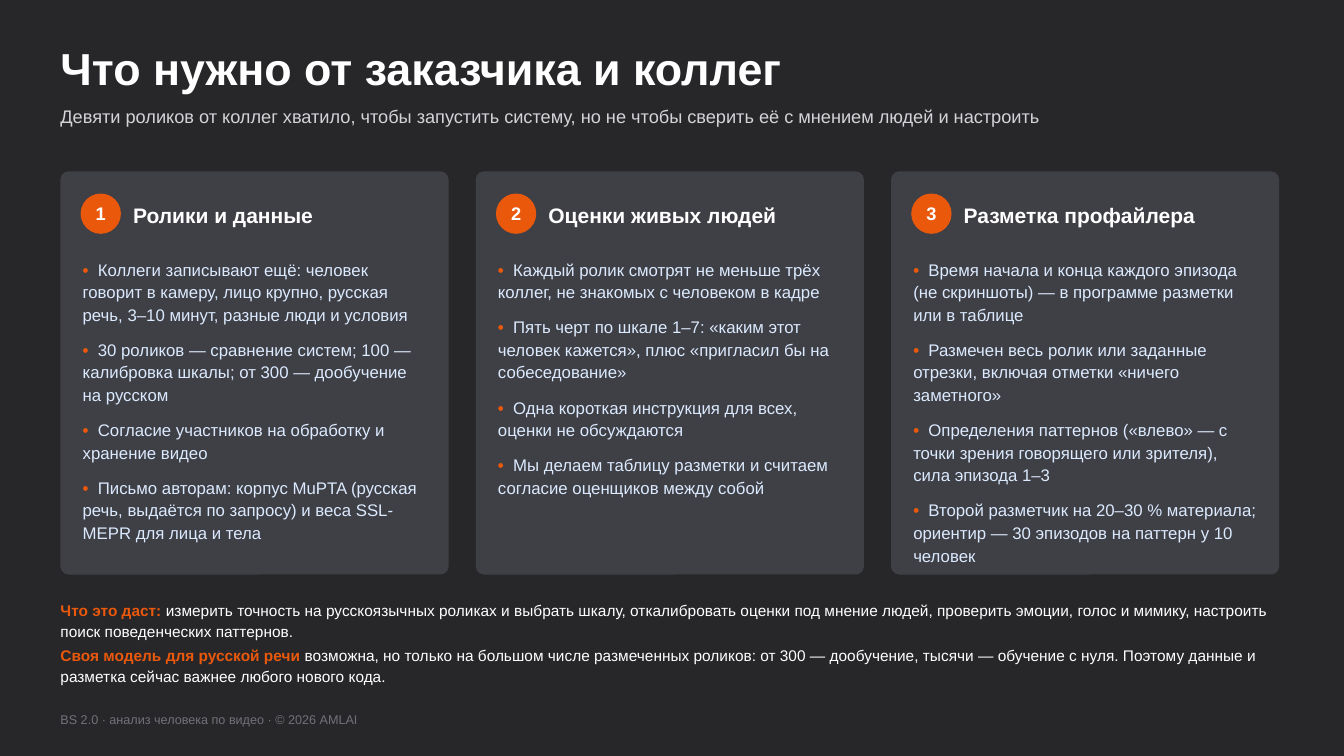
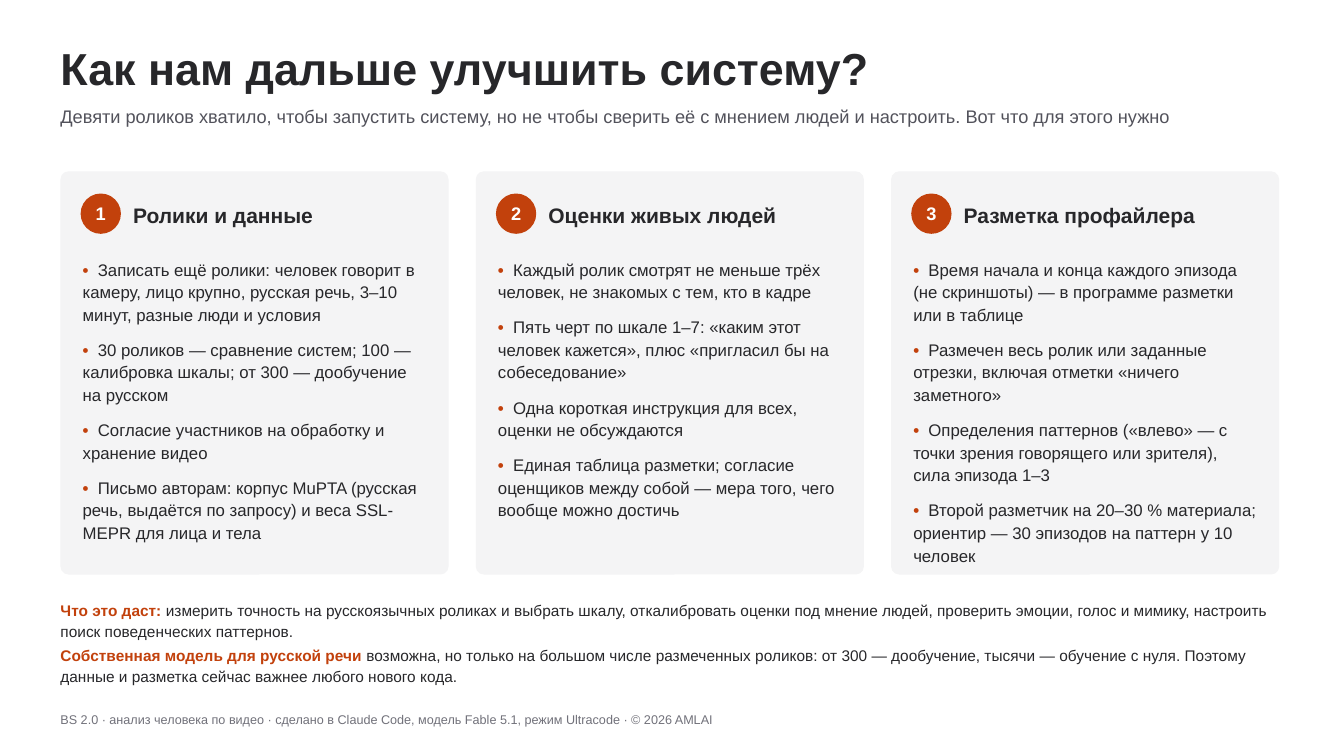
Before and after one commit to AML1969/bigfive-video, a slide deck: slide 5 of BS2_проект_5_слайдов.pptx. Drawn at 1344x756 pixels with LibreOffice and Linux fonts; fonts in the diff are those of the drawing. Boxes give left, top, right and bottom in pixels: in the first picture for what was removed or moved away, otherwise in the second. Text is boxed around its words. In the diff, an @@ line names an element or a change of style, - is before the commit and + after.

```diff
--- a/BS2_проект_5_слайдов.pptx
+++ b/BS2_проект_5_слайдов.pptx
@@ background #27272A to #FFFFFF @@
@@ text at [60, 53, 868, 94]: text changed; text colour #FFFFFF to #27272A @@
-Что нужно от заказчика и коллег
+Как нам дальше улучшить систему?
@@ text at [60, 109, 1170, 127]: text changed; text colour #D4D4D8 to #52525B @@
-Девяти роликов от коллег хватило, чтобы запустить систему, но не чтобы сверить её с мнением людей и настроить
+Девяти роликов хватило, чтобы запустить систему, но не чтобы сверить её с мнением людей и настроить. Вот что для этого нужно
@@ fill #3F3F46 to #F4F4F5 in 3 elements at [60, 171, 449, 575], [476, 171, 864, 575], [891, 171, 1279, 575] @@
@@ fill #EA580C to #C2410C in 3 elements at [81, 194, 121, 234], [496, 194, 536, 234], [911, 194, 952, 234] @@
@@ text colour #FFFFFF to #27272A in 3 elements at [133, 208, 313, 227], [548, 207, 776, 227], [964, 207, 1194, 228] @@
@@ text at [83, 264, 415, 325]: text changed; text colour #DBEAFE to #27272A @@
-• Коллеги записывают ещё: человек говорит в камеру, лицо крупно, русская речь, 3–10 минут, разные люди и условия
+• Записать ещё ролики: человек говорит в камеру, лицо крупно, русская речь, 3–10 минут, разные люди и условия
@@ text at [498, 263, 820, 302]: text changed; text colour #DBEAFE to #27272A @@
-• Каждый ролик смотрят не меньше трёх коллег, не знакомых с человеком в кадре
+• Каждый ролик смотрят не меньше трёх человек, не знакомых с тем, кто в кадре
@@ text "• Время начала и конца ..." at [913, 264, 1256, 562]: text colour #EA580C to #C2410C in "•", "•", "•", "•"; text colour #DBEAFE to #27272A @@
@@ text at [498, 321, 829, 440]: text colour #EA580C to #C2410C in "•", "•"; text colour #DBEAFE to #27272A in "Пять черт по шкале 1–7: «каким этот ...", "Одна короткая инструкция для всех, оценки не ..." @@
@@ text at [83, 344, 417, 543]: text colour #EA580C to #C2410C in "•", "•", "•"; text colour #DBEAFE to #27272A in "30 роликов — сравнение систем; 100 — ...", "Согласие участников на обработку и хранение видео", "Письмо авторам: корпус MuPTA (русская речь, выдаётся ..." @@
@@ text at [498, 458, 834, 520]: text changed; text colour #DBEAFE to #27272A @@
-• Мы делаем таблицу разметки и считаем согласие оценщиков между собой
+• Единая таблица разметки; согласие оценщиков между собой — мера того, чего вообще можно достичь
@@ text at [60, 604, 1267, 640]: text colour #EA580C to #C2410C in "Что это даст:"; text colour #FFFFFF to #27272A in "измерить точность на русскоязычных роликах и выбрать ..." @@
@@ text at [60, 649, 1246, 685]: text changed; text colour #FFFFFF to #27272A @@
-Своя модель для русской речи возможна, но только на большом числе размеченных роликов: от 300 — дообучение, тысячи — обучение с нуля. Поэтому данные и разметка сейчас важнее любого нового кода.
+Собственная модель для русской речи возможна, но только на большом числе размеченных роликов: от 300 — дообучение, тысячи — обучение с нуля. Поэтому данные и разметка сейчас важнее любого нового кода.
@@ text at [60, 715, 713, 727]: text changed @@
-BS 2.0 · анализ человека по видео · © 2026 AMLAI
+BS 2.0 · анализ человека по видео · сделано в Claude Code, модель Fable 5.1, режим Ultracode · © 2026 AMLAI
```
Also in this commit, not shown: 4 other slides changed.
